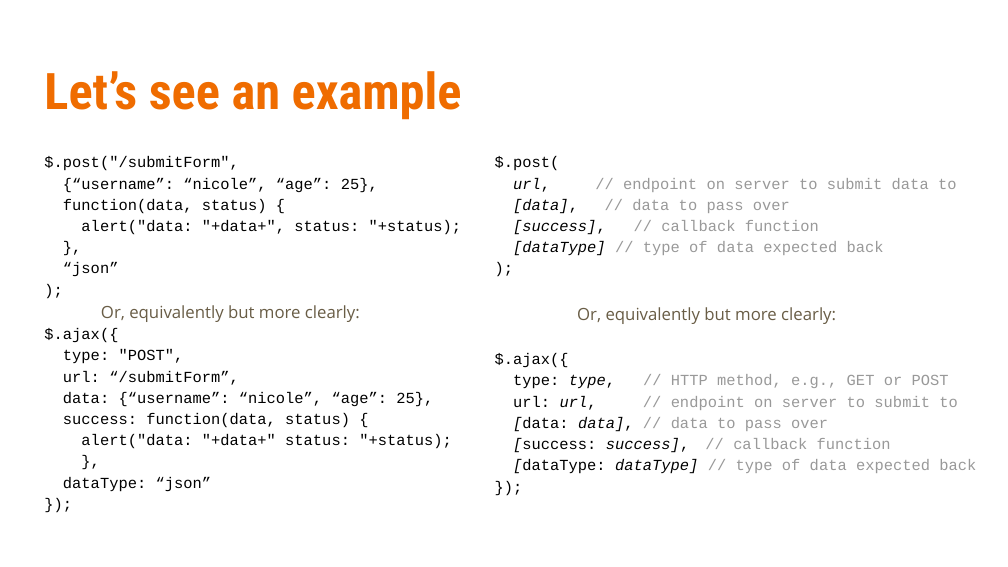
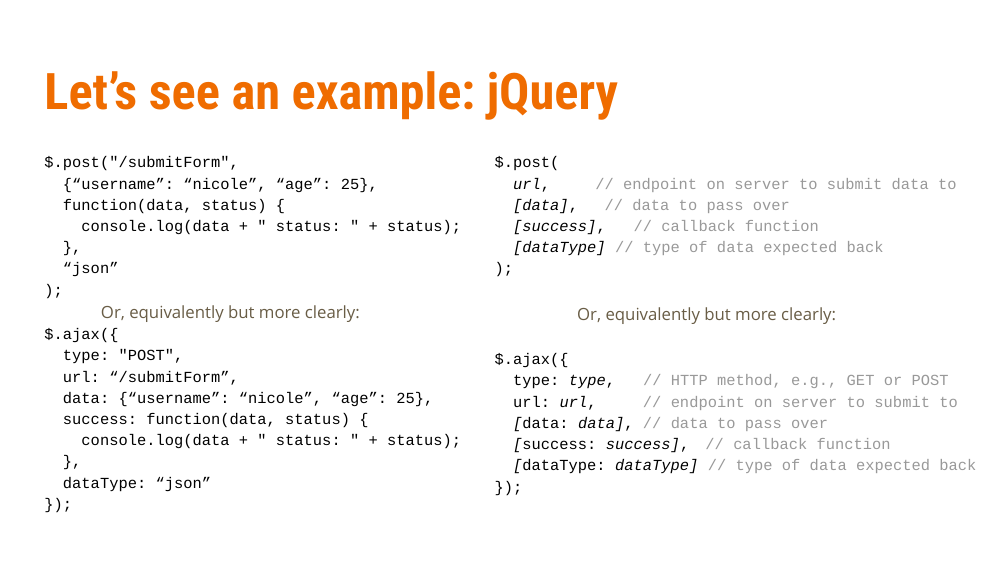
Before and after one commit to linkedin/high-school-trainee, a slide deck: slide 10 of Week_2/Lectures/2.4_JavaScript_jQuery_and_AJAX.pptx (slide 9 before the commit). Drawn at 1008x567 pixels with LibreOffice and Linux fonts; fonts in the diff are those of the drawing. Boxes give left, top, right and bottom in pixels: in the first picture for what was removed or moved away, otherwise in the second. Text is boxed around its words. In the diff, an @@ line names an element or a change of style, - is before the commit and + after.

```diff
--- a/Week_2/Lectures/2.4_JavaScript_jQuery_and_AJAX.pptx
+++ b/Week_2/Lectures/2.4_JavaScript_jQuery_and_AJAX.pptx
@@ title at (44,71,618,120): text changed @@
-Let’s see an example
+Let’s see an example: jQuery
@@ text at (44,156,461,492): text changed @@
-$.post("/submitForm",
-{“username”: “nicole”, “age”: 25},
-function(data, status) {
-alert("data: "+data+", status: "+status);
-},
-“json”
-);
-Or, equivalently but more clearly:
-$.ajax({
-type: "POST",
-url: “/submitForm”,
-data: {“username”: “nicole”, “age”: 25},
-success: function(data, status) {
-alert("data: "+data+" status: "+status);
-},
-dataType: “json”
-});
+$.post("/submitForm",
+{“username”: “nicole”, “age”: 25},
+function(data, status) {
+console.log(data + " status: " + status);
+},
+“json”
+);
+Or, equivalently but more clearly:
+$.ajax({
+type: "POST",
+url: “/submitForm”,
+data: {“username”: “nicole”, “age”: 25},
+success: function(data, status) {
+console.log(data + " status: " + status);
+},
+dataType: “json”
+});
```
Also in this commit, not shown: 9 other slides changed, 1 slide added, 16 other files.
